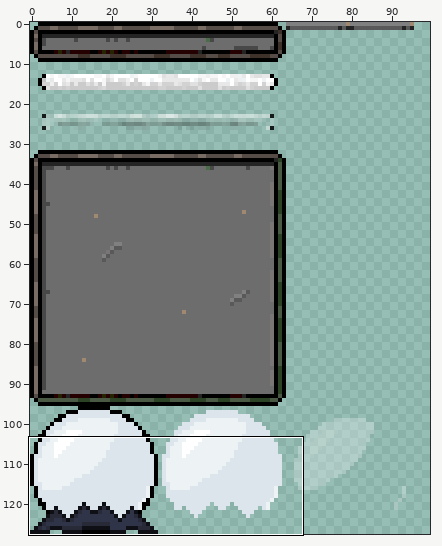
Sprite sheet, stored at demos/imgs/ui.png. The first picture is a wide view before the edit; the outline marks the close-up.
Close-up. Before the edit:
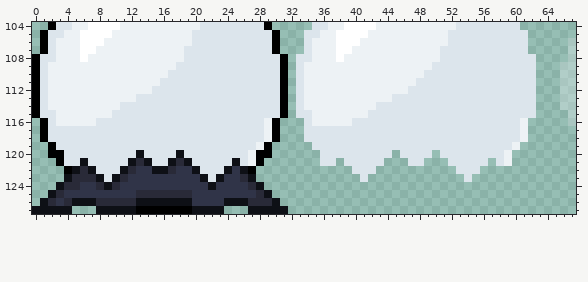
The file is 128x128 pixels. Pixels under 10% opacity are left out. Colours within 5 levels of each other are drawn and written as one. Shown: x 0..67, y 104..127. The wide view leaves out empty margins.
New version:
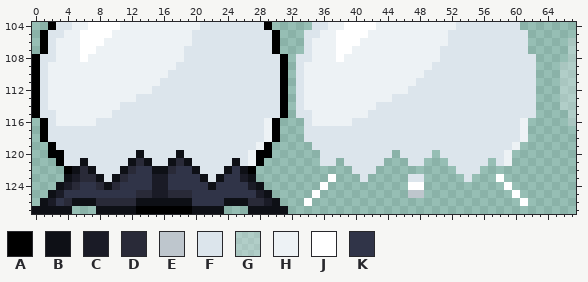
Palette (. is transparent): A #000000  B #0e1016  C #1a1b26  D #292a38  E #bec6cd  F #dce5ec  G #edf2f54f  H #edf2f5  J #ffffff  K #303448
The exact change:
y 123: x 5 D -> C; x 15..16 KK -> CC; x 26 D -> C; x 37 . -> J; x 47..48 .. -> FF; x 58 . -> J
y 124: x 4 D -> C; x 15..16 KK -> CC; x 27 D -> C; x 36 . -> J; x 47..48 .. -> JJ; x 59 . -> J
y 125: x 3 D -> C; x 15..16 DD -> CC; x 28 D -> C; x 35 . -> J; x 47..48 .. -> EE; x 60 . -> J
y 126: x 2 D -> C; x 29 D -> C; x 34 . -> J; x 61 . -> J
